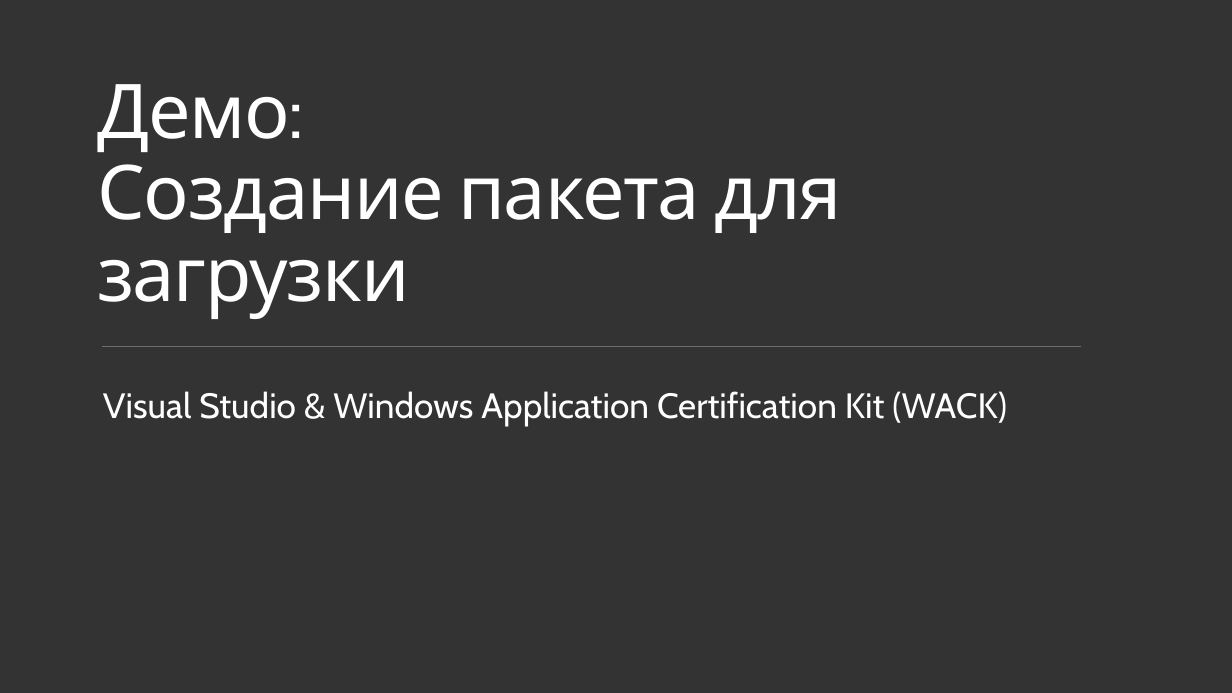
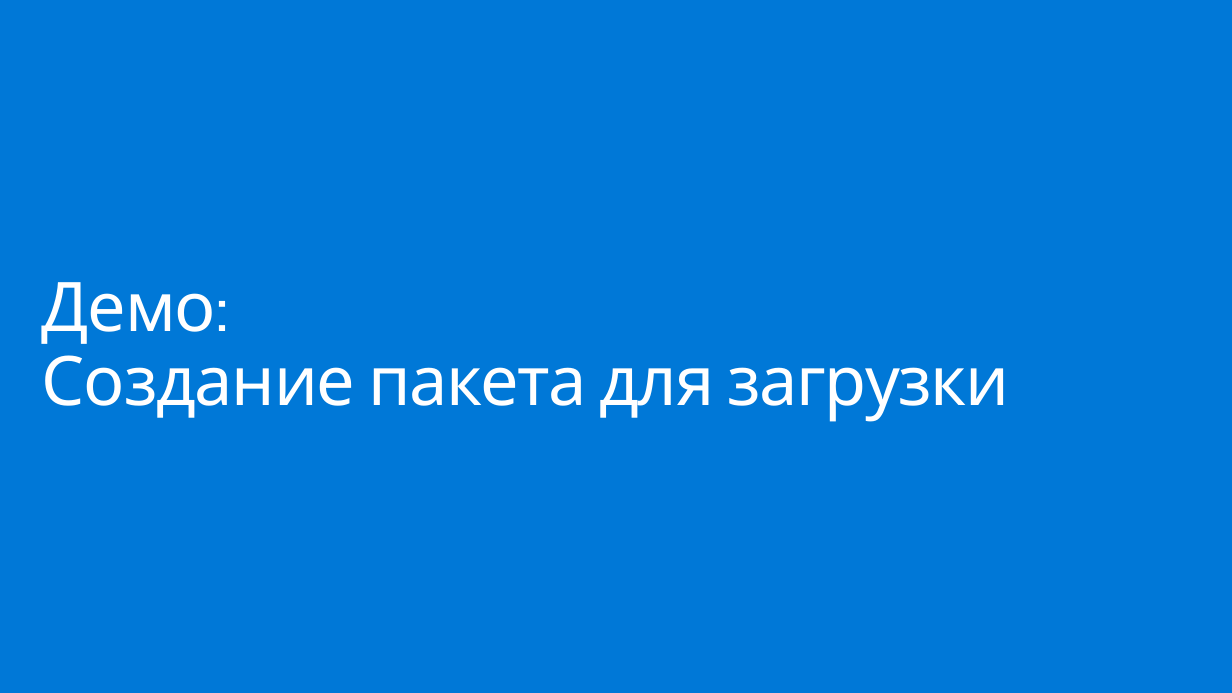
Before and after one commit to evangelism/Win10UWPCourse, a slide deck: slide 5 of 09. Store and Monetization/9 - Store and Monetization (RUS).pptx. Drawn at 1232x693 pixels with LibreOffice and Linux fonts; fonts in the diff are those of the drawing. Boxes give left, top, right and bottom in pixels: in the first picture for what was removed or moved away, otherwise in the second. Text is boxed around its words. In the diff, an @@ line names an element or a change of style, - is before the commit and + after.

```diff
--- a/09. Store and Monetization/9 - Store and Monetization (RUS).pptx
+++ b/09. Store and Monetization/9 - Store and Monetization (RUS).pptx
@@ background #333333 to #0078D7 @@
@@ title "Демо: Создание пакета для загрузки" moved from (x1=97, y1=84, x2=842, y2=319) to (x1=42, y1=282, x2=1010, y2=422) @@
@@ title "Демо: Создание пакета для загрузки" at (x1=42, y1=282, x2=1010, y2=422): size 58.8 to 53.3 pt; vertical alignment bottom to middle @@
@@ line removed from (103, 347) to (1081, 347) @@
@@ text removed at (x1=103, y1=391, x2=1007, y2=427) @@
-Visual Studio & Windows Application Certification Kit (WACK)
```
Also in this commit, not shown: 3 other slides changed.
